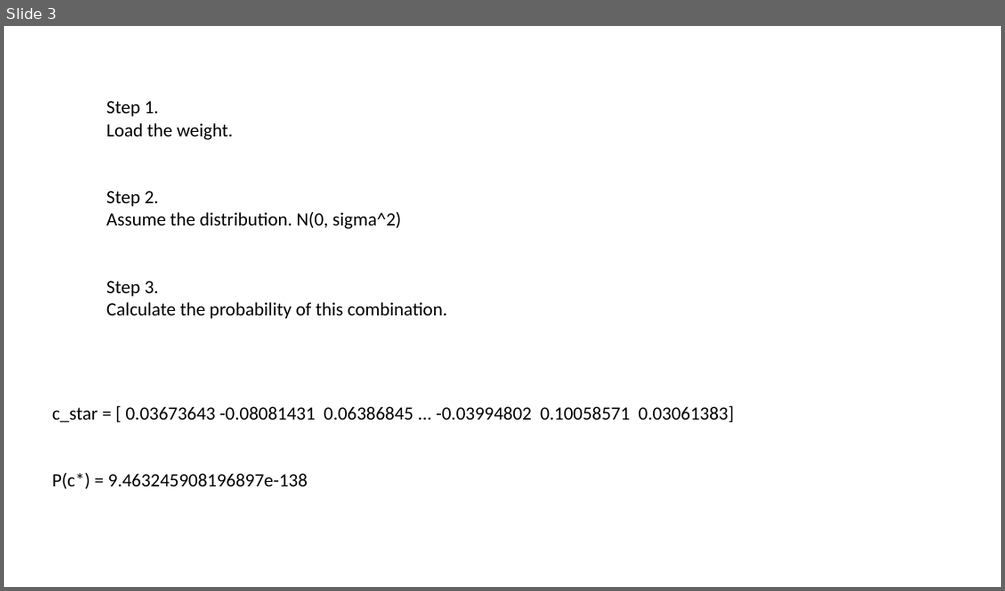
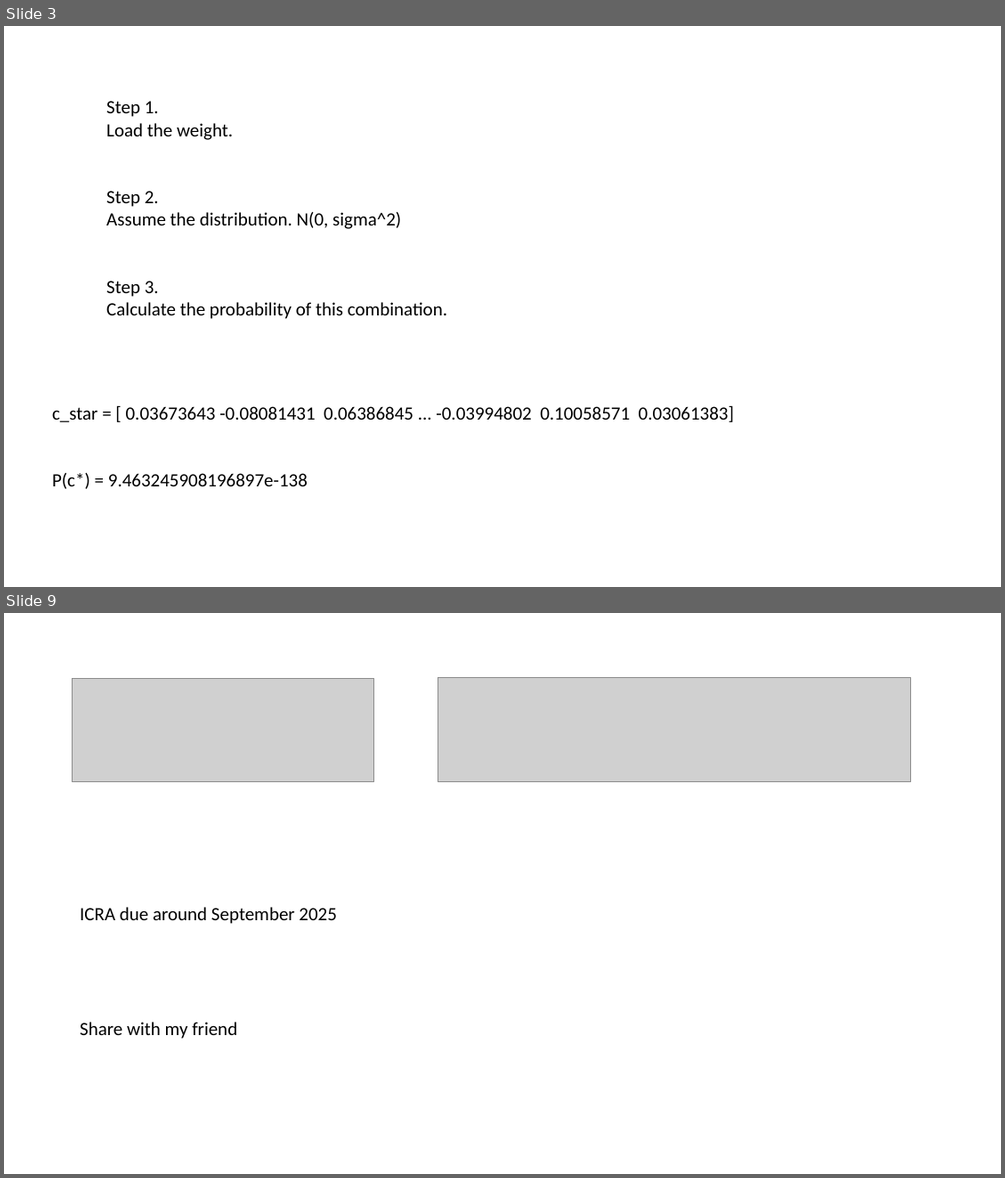
Before and after one commit to HansOersted/GeneralizationErrorBounds, a slide deck: bound.pptx. Shown one above the other, each under a label of ours: slide 3 before the commit, slides 3 and 9 after it; the slides between them are not shown. The pictures are 1005x591 and 1005x1178 pixels, drawn with LibreOffice and Linux fonts; fonts in the diff are those of the drawing; grey boxes stand for pictures. Boxes give left, top, right and bottom in pixels: in the first picture for what was removed or moved away, otherwise in the second. Text is boxed around its words. In the diff, an @@ line names an element or a change of style, - is before the commit and + after.

```diff
--- a/bound.pptx
+++ b/bound.pptx
@@ slide 9 added at box(4, 613, 1001, 1174), background #FFFFFF @@
@@ picture added at box(73, 679, 375, 782) @@
@@ picture added at box(437, 678, 910, 781) @@
@@ text added at box(80, 907, 337, 924), 18 pt, text #000000 @@
+ICRA due around September 2025
@@ text added at box(80, 1022, 237, 1038), 18 pt, text #000000 @@
+Share with my friend
```
Also in this commit, not shown: 1 slide changed, 3 other slides added, 2 slides removed.
